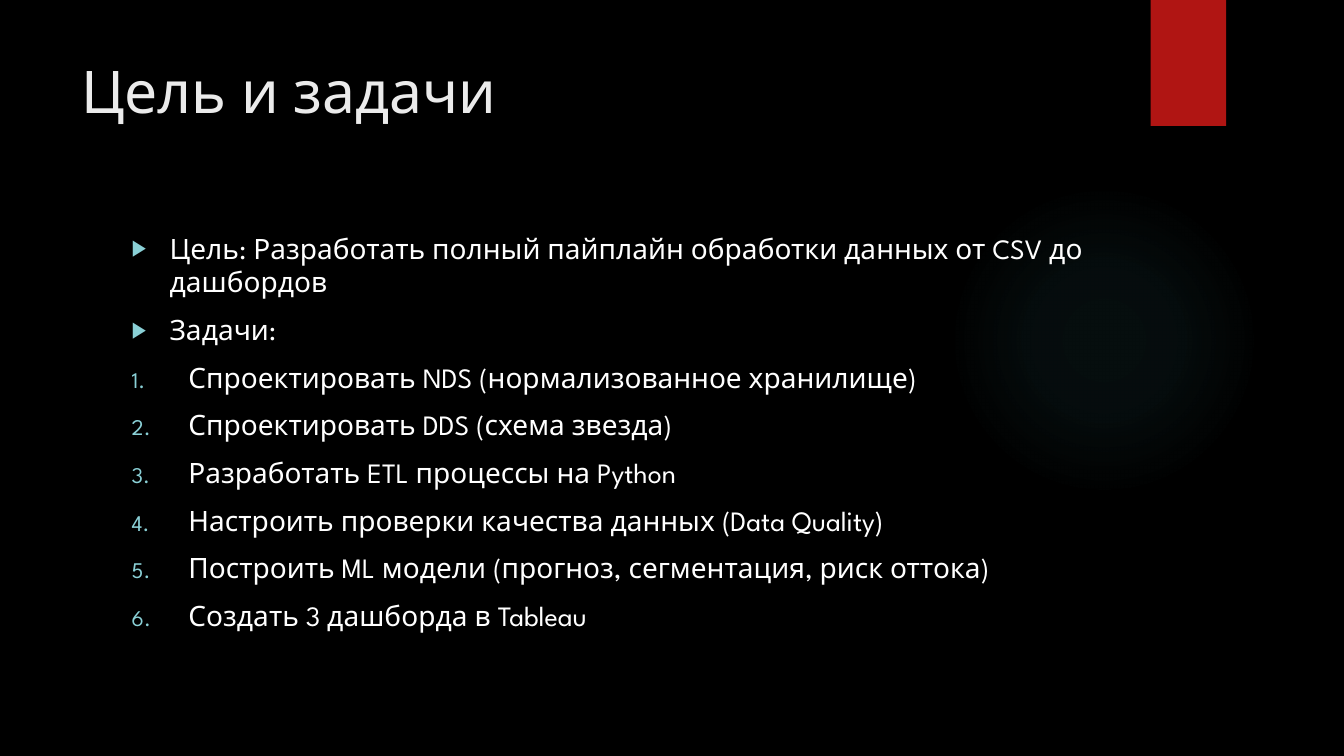
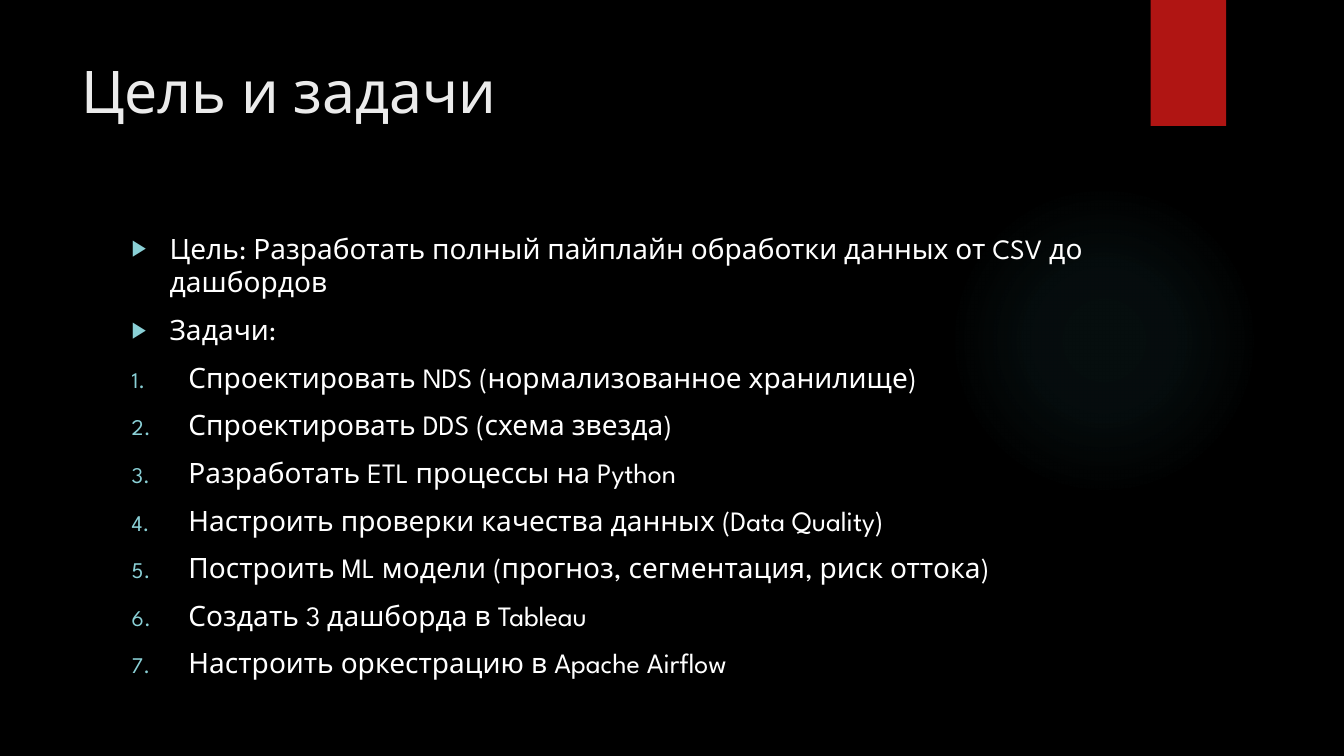
Before and after one commit to miftahovdv013-ops/diplom-data-engineering, a slide deck: slide 2 of diplom_project/Дипломный проект.pptx. Drawn at 1344x756 pixels with LibreOffice and Linux fonts; fonts in the diff are those of the drawing; background and template pictures are left out. Boxes give left, top, right and bottom in pixels: in the first picture for what was removed or moved away, otherwise in the second. Text is boxed around its words. In the diff, an @@ line names an element or a change of style, - is before the commit and + after.

```diff
--- a/diplom_project/Дипломный проект.pptx
+++ b/diplom_project/Дипломный проект.pptx
@@ text at <box>188,653,727,680</box>: paragraph added @@
+7. Настроить оркестрацию в Apache Airflow
```
Also in this commit, not shown: 4 other slides changed, 1 slide added.
